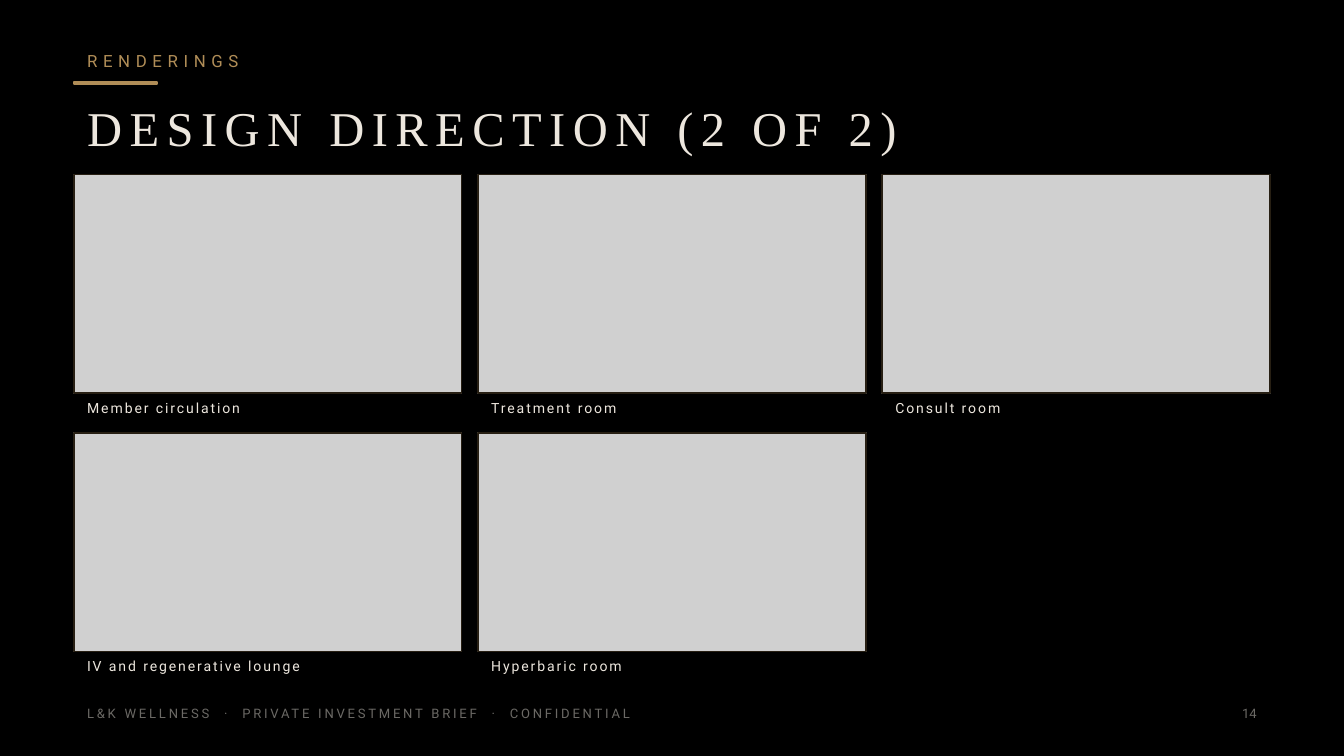
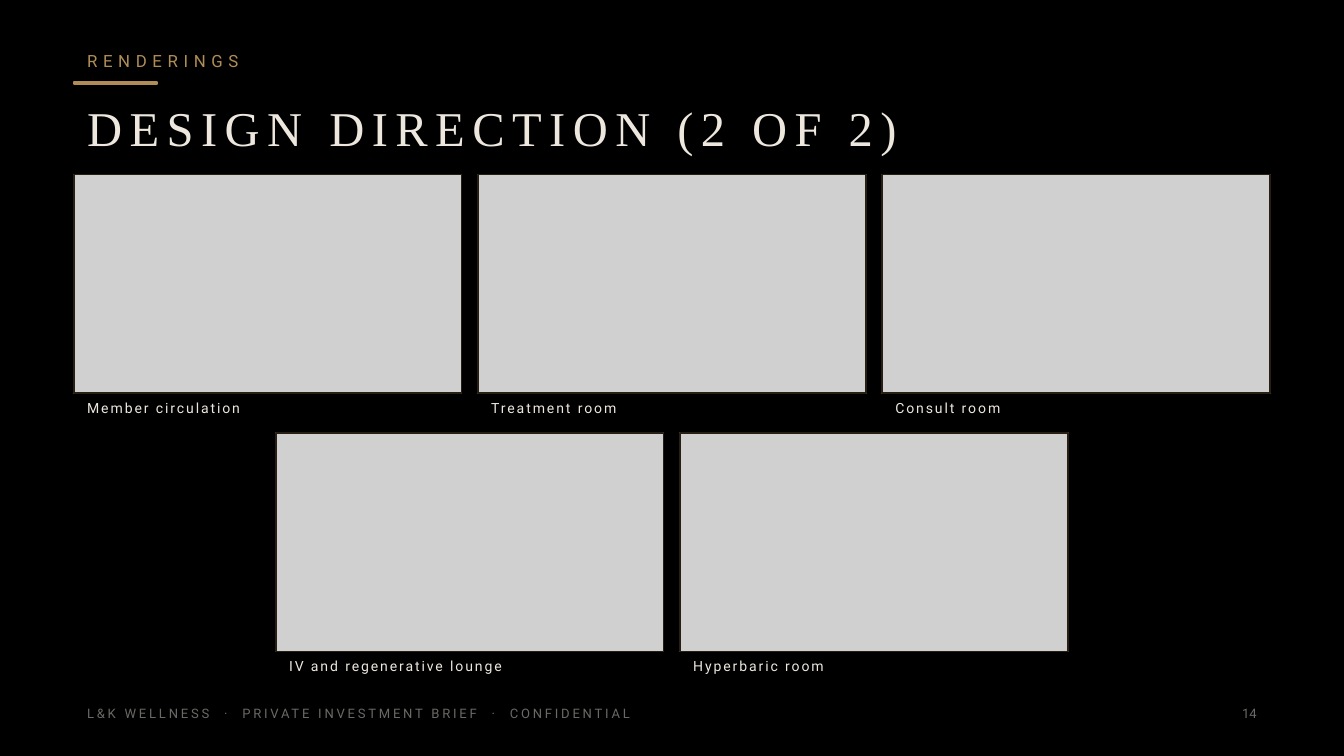
Before and after one commit to apexalpha811/lkwellness, a slide deck: slide 14 of L-K-Wellness-Ample-4.75M-Private.pptx. Drawn at 1344x756 pixels with LibreOffice and Linux fonts; fonts in the diff are those of the drawing; grey boxes stand for pictures. Boxes give left, top, right and bottom in pixels: in the first picture for what was removed or moved away, otherwise in the second. Text is boxed around its words. In the diff, an @@ line names an element or a change of style, - is before the commit and + after.

```diff
--- a/L-K-Wellness-Ample-4.75M-Private.pptx
+++ b/L-K-Wellness-Ample-4.75M-Private.pptx
@@ 2 pictures, 2 texts, 2 rectangles moved together from (x1=74, y1=433, x2=867, y2=674) to (x1=276, y1=433, x2=1068, y2=674) @@
```
Also in this commit, not shown: 1 other slide changed, 2 other files.
